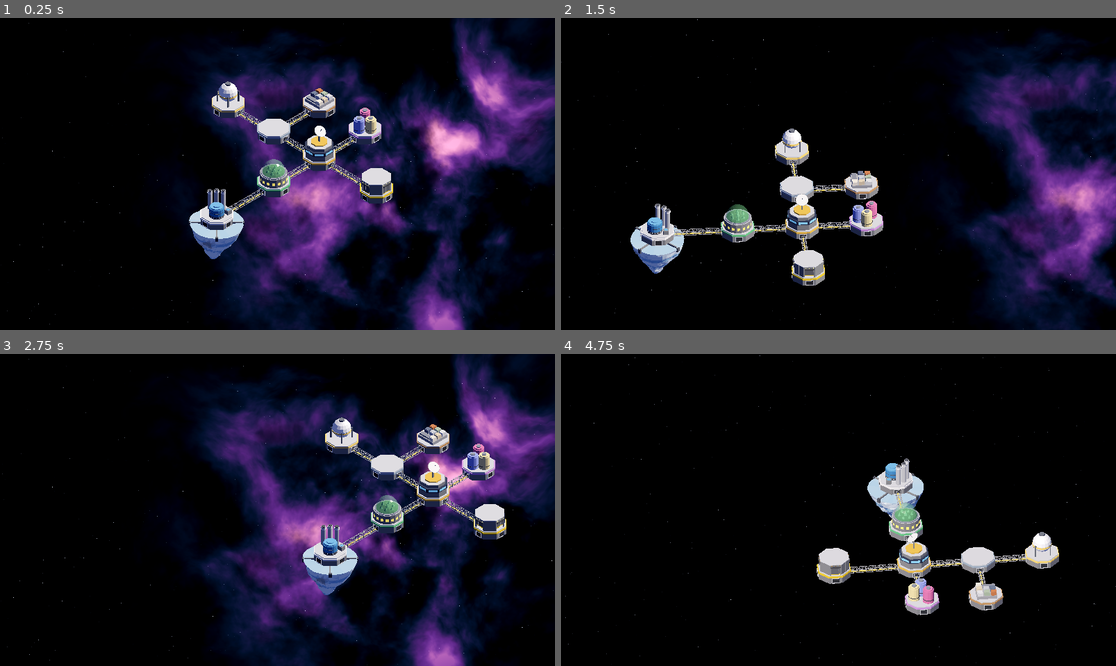
Above: before the commit, frames 1-4 (two rows, left to right).
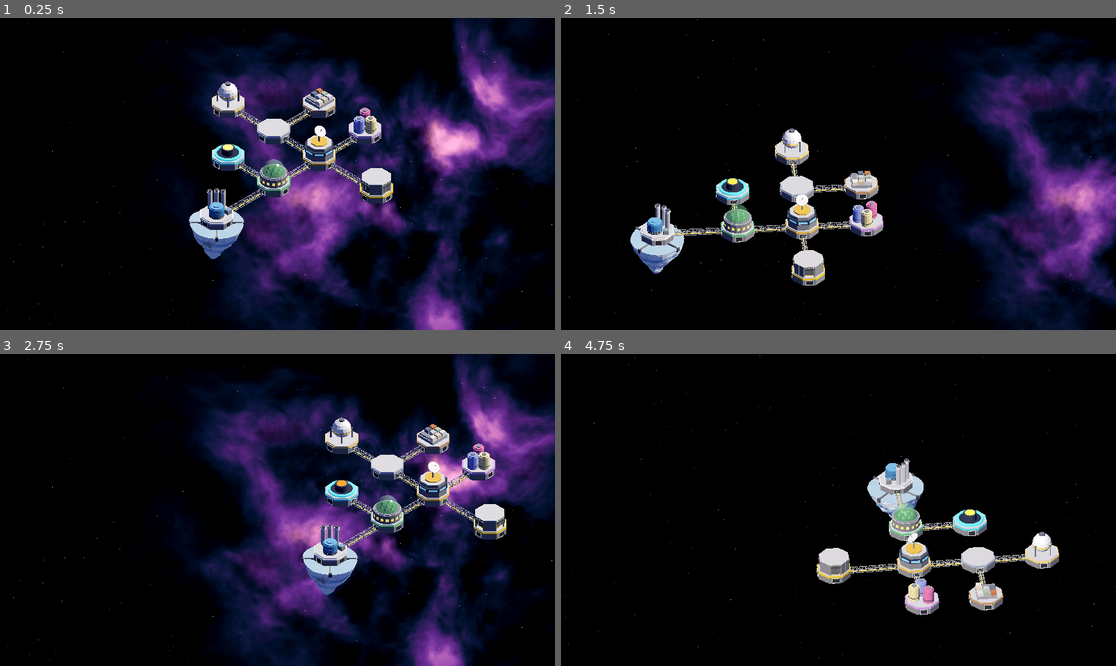
Above: after the commit, the same moments.

Repository: mturnbo/DeepYield
Game: Godot game, scene res://design/space/space_setting.tscn
The game is run twice, just before and just after one commit, with the same random seed, the same clock (stepped at 60 frames per second) and the same inputs.
Inputs (mouse positions are in pixels of both pictures, inside the frame that each line leads up to):
- Up to frame 1 (0.25 s): no input
- Up to frame 2 (1.5 s): tap Enter at 0.5 s; move the mouse to (810, 236) at 0.52 s; hold W 0.53-1.25 s; tap R at 0.6 s; click (810, 236) at 0.67 s; drag from (1005, 220) to (810, 236) at 1.27 s
- Up to frame 3 (2.75 s): tap Space at 2 s; move the mouse to (111, 463) at 2.02 s; hold A from 2.03 s (still down); tap R at 2.1 s
- Up to frame 4 (4.75 s): release A at 2.75 s; drag from (866, 510) to (672, 463) at 2.77 s; tap Enter at 3.5 s; move the mouse to (755, 432) at 3.52 s; hold S 3.53-4.25 s; tap R at 3.6 s; drag from (960, 494) to (755, 432) at 4.27 s

The runs differ from the first frame. In frame 1, 0.5% of the frame differs, in the area x 38-47%, y 40-52%; in frame 2, 0.4%; in frame 3, 0.4%; in frame 4, 0.5%, in the area x 65-77%, y 49-59%.

Commit message:
Add fusion generator with a pulsing yellow-orange core top
Co-Authored-By: Claude Opus 5.5 <noreply@anthropic.com>

Diff:
--- /dev/null
+++ b/design/modules/fusion_generator.gd
@@ -0,0 +1,133 @@
+@tool
+extends "res://design/modules/module_base.gd"
+## The fusion generator: a module base with a cyan band, a wide glowing cyan ring
+## around a dark basin, and the dark reactor core standing in the middle. The top
+## of the core glows and slowly pulses between yellow and orange, lighting the core
+## around it. Distances are in meters. The pulse plays in the editor too.
+
+@export var ring_radius := 12.8:
+	set(value):
+		ring_radius = value
+		_rebuild()
+@export var core_radius := 6.2:
+	set(value):
+		core_radius = value
+		_rebuild()
+@export var core_height := 7.5:
+	set(value):
+		core_height = value
+		_rebuild()
+@export var ring_color := Color("4fd1e8"):
+	set(value):
+		ring_color = value
+		_rebuild()
+@export var basin_color := Color("1c2a44"):
+	set(value):
+		basin_color = value
+		_rebuild()
+@export var core_color := Color("2b3550"):
+	set(value):
+		core_color = value
+		_rebuild()
+@export var pulse_yellow := Color("ffd84a")
+@export var pulse_orange := Color("ff5410")
+## Seconds from yellow to orange and back.
+@export var pulse_period := 6.0
+
+const RING_SIDES := 24
+const CORE_SIDES := 16
+const RING_WIDTH := 2.3
+const RING_HEIGHT := 2.2
+
+var _generator: MeshInstance3D
+var _top: MeshInstance3D
+var _top_material: StandardMaterial3D
+var _top_light: OmniLight3D
+var _time := 0.0
+
+
+func _init() -> void:
+	band_color = Color("4fd1e8")
+
+
+func _process(delta: float) -> void:
+	if _top_material == null:
+		return
+	_time += delta
+	var mix := 0.5 - 0.5 * cos(_time * TAU / pulse_period)
+	var color := pulse_yellow.lerp(pulse_orange, mix)
+	_top_material.albedo_color = color
+	_top_material.emission = color
+	_top_light.light_color = color
+
+
+func _rebuild() -> void:
+	super()
+	if not is_inside_tree():
+		return
+	if _generator == null:
+		_generator = MeshInstance3D.new()
+		add_child(_generator)
+		_top = MeshInstance3D.new()
+		add_child(_top)
+		_top_light = OmniLight3D.new()
+		_top_light.omni_range = 22.0
+		_top_light.light_energy = 2.0
+		add_child(_top_light)
+
+	var deck_top := hull_height / 2.0 + band_height + deck_height
+	var core_top := deck_top + core_height
+
+	var ring := SurfaceTool.new()
+	var basin := SurfaceTool.new()
+	var core := SurfaceTool.new()
+	for st in [ring, basin, core]:
+		st.begin(Mesh.PRIMITIVE_TRIANGLES)
+
+	_add_ring(ring, ring_radius - RING_WIDTH, ring_radius, deck_top, deck_top + RING_HEIGHT)
+	MeshBuilder.add_prism(basin, RING_SIDES, ring_radius - RING_WIDTH, ring_radius - RING_WIDTH, deck_top, deck_top + RING_HEIGHT * 0.45, PI / RING_SIDES)
+	MeshBuilder.add_prism(core, CORE_SIDES, core_radius, core_radius, deck_top, core_top, PI / CORE_SIDES)
+
+	var mesh := ArrayMesh.new()
+	ring.commit(mesh)
+	mesh.surface_set_material(0, _glow_material(ring_color, 0.7))
+	basin.commit(mesh)
+	mesh.surface_set_material(1, MeshBuilder.make_material(basin_color))
+	core.commit(mesh)
+	mesh.surface_set_material(2, MeshBuilder.make_material(core_color))
+	_generator.mesh = mesh
+
+	# The glowing top sits inside a dark rim on top of the core.
+	var top := SurfaceTool.new()
+	top.begin(Mesh.PRIMITIVE_TRIANGLES)
+	MeshBuilder.add_prism(top, CORE_SIDES, core_radius * 0.78, core_radius * 0.78, core_top, core_top + 0.15, PI / CORE_SIDES)
+	_top_material = _glow_material(pulse_yellow, 1.2)
+	var top_mesh := top.commit()
+	top_mesh.surface_set_material(0, _top_material)
+	_top.mesh = top_mesh
+	_top_light.position = Vector3(0, core_top + 3.0, 0)
+	_top_light.light_color = pulse_yellow
+
+
+# A flat ring: outer and inner walls with a top and bottom between them.
+func _add_ring(st: SurfaceTool, inner: float, outer: float, bottom: float, top: float) -> void:
+	for i in RING_SIDES:
+		var a0 := PI / RING_SIDES + i * TAU / RING_SIDES
+		var a1 := a0 + TAU / RING_SIDES
+		var d0 := Vector3(cos(a0), 0, sin(a0))
+		var d1 := Vector3(cos(a1), 0, sin(a1))
+		var middle := (d0 + d1) / 2.0
+		var up := Vector3(0, top, 0)
+		var down := Vector3(0, bottom, 0)
+		MeshBuilder.add_quad(st, d0 * outer + down, d1 * outer + down, d1 * outer + up, d0 * outer + up, middle)
+		MeshBuilder.add_quad(st, d0 * inner + down, d0 * inner + up, d1 * inner + up, d1 * inner + down, -middle)
+		MeshBuilder.add_quad(st, d0 * inner + up, d0 * outer + up, d1 * outer + up, d1 * inner + up, Vector3.UP)
+		MeshBuilder.add_quad(st, d0 * inner + down, d1 * inner + down, d1 * outer + down, d0 * outer + down, Vector3.DOWN)
+
+
+func _glow_material(color: Color, strength: float) -> StandardMaterial3D:
+	var material := MeshBuilder.make_material(color)
+	material.emission_enabled = true
+	material.emission = color
+	material.emission_energy_multiplier = strength
+	return material
--- a/design/space/space_setting.tscn
+++ b/design/space/space_setting.tscn
@@ -14,6 +14,7 @@
 [ext_resource type="Script" path="res://design/modules/gas_storage.gd" id="12_gas"]
 [ext_resource type="Script" path="res://design/modules/metal_storage.gd" id="13_metal"]
 [ext_resource type="Script" path="res://design/modules/helium3_storage.gd" id="14_he3"]
+[ext_resource type="Script" path="res://design/modules/fusion_generator.gd" id="15_fusion"]
 
 [sub_resource type="Environment" id="Environment_space"]
 background_mode = 1
@@ -172,6 +173,20 @@
 position = Vector3(-60, 0, 0)
 script = ExtResource("14_he3")
 
+[node name="FramePiece17" type="Node3D" parent="Platform"]
+position = Vector3(45, 0, 60)
+rotation = Vector3(0, 3.14159, 0)
+script = ExtResource("5_frame")
+
+[node name="FramePiece18" type="Node3D" parent="Platform"]
+position = Vector3(30, 0, 60)
+rotation = Vector3(0, 3.14159, 0)
+script = ExtResource("5_frame")
+
+[node name="FusionGenerator" type="Node3D" parent="Platform"]
+position = Vector3(0, 0, 60)
+script = ExtResource("15_fusion")
+
 [node name="AsteroidField" type="Node3D" parent="."]
 position = Vector3(-636, 0, -636)
 script = ExtResource("3_field")
Not shown, added: design/modules/fusion_generator.gd.uid
Not shown: 1 places in design/space/space_setting.tscn that only renumber resources
